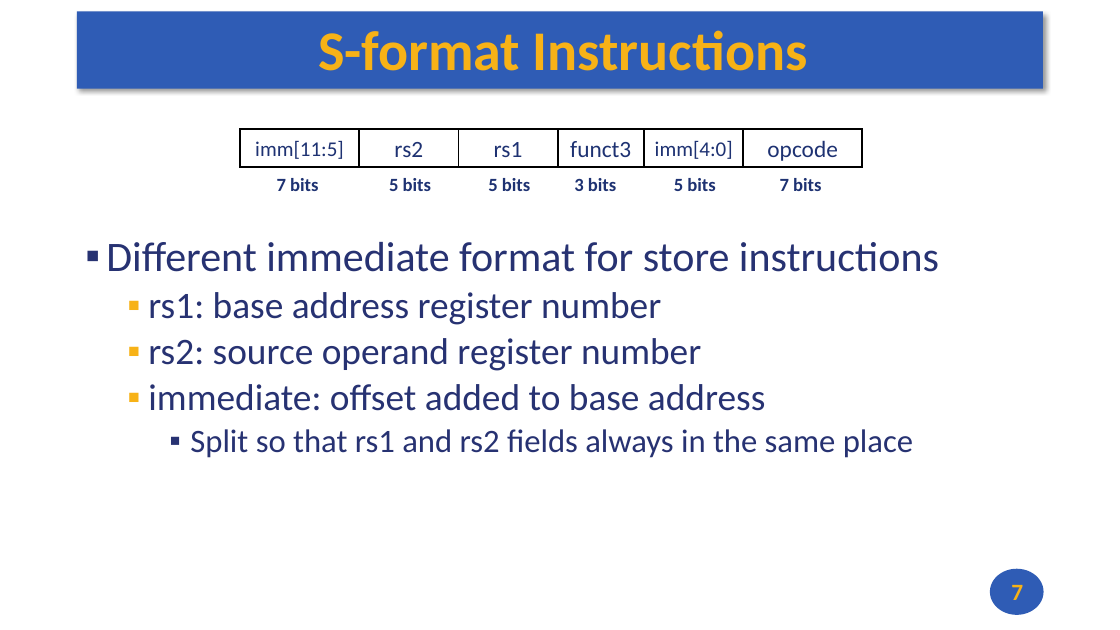
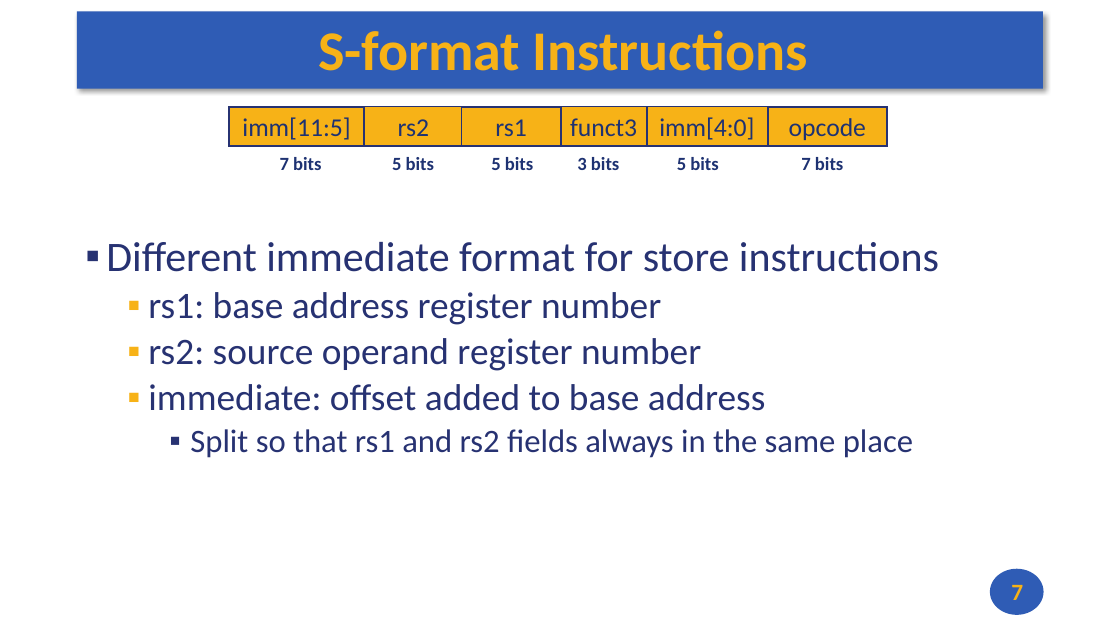
Before and after one commit to andrewt0301/hse-acos-course, a slide deck: slide 7 of docs/part1ca/04_Instructions/CA_Lecture_04.pptx. Drawn at 1120x630 pixels with LibreOffice and Linux fonts; fonts in the diff are those of the drawing. Boxes give left, top, right and bottom in pixels: in the first picture for what was removed or moved away, otherwise in the second. Text is boxed around its words. In the diff, an @@ line names an element or a change of style, - is before the commit and + after.

Commit message:
up

```diff
--- a/docs/part1ca/04_Instructions/CA_Lecture_04.pptx
+++ b/docs/part1ca/04_Instructions/CA_Lecture_04.pptx
@@ rectangle "imm[11:5]": place and size @@
-rectangle "imm[11:5]" at <box>255,141,344,159</box>
+rectangle "imm[11:5]" at <box>229,107,365,146</box>
@@ rectangle "imm[11:5]" at <box>229,107,365,146</box>: size 18 to 22 pt; vertical alignment middle to top; fill none to #F7B217; outline none to #273272 1.5 pt @@
@@ 3 texts, 1 rectangle: place and size @@
-3 texts, 1 rectangle at <box>277,129,616,191</box>
+3 texts, 1 rectangle at <box>280,107,619,170</box>
@@ 2 texts, 2 rectangles: place and size @@
-2 texts, 2 rectangles at <box>389,129,715,191</box>
+2 texts, 2 rectangles at <box>392,107,718,170</box>
@@ rectangle "imm[4:0]" at <box>646,107,768,146</box>: size 18 to 22 pt; vertical alignment middle to top; fill none to #F7B217; outline none to #273272 1.5 pt @@
@@ rectangle "imm[4:0]": place and size @@
-rectangle "imm[4:0]" at <box>655,141,733,159</box>
+rectangle "imm[4:0]" at <box>646,107,768,146</box>
@@ size 20 to 22 pt; fill none to #F7B217; outline #000000 1.5 pt to #273272 1.5 pt in 4 elements at <box>461,107,560,146</box>, <box>560,107,646,146</box>, <box>364,107,463,146</box>, <box>768,107,887,146</box> @@
@@ rectangle "opcode": place and size @@
-rectangle "opcode" at <box>744,129,863,166</box>
+rectangle "opcode" at <box>768,107,887,146</box>
@@ rectangle removed at <box>240,129,360,166</box> @@
@@ rectangle removed at <box>644,129,744,166</box> @@
@@ text "7 bits": place and size @@
-text "7 bits" at <box>780,178,821,191</box>
+text "7 bits" at <box>801,157,843,170</box>
```
Also in this commit, not shown: 5 slides added.
